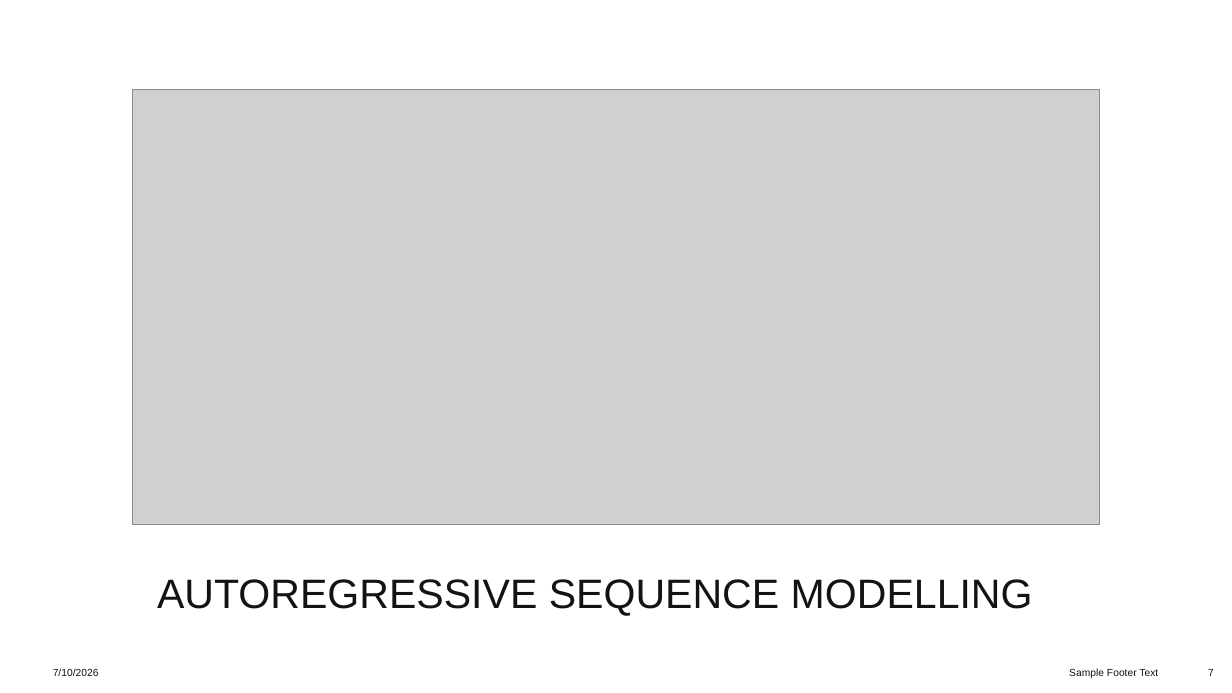
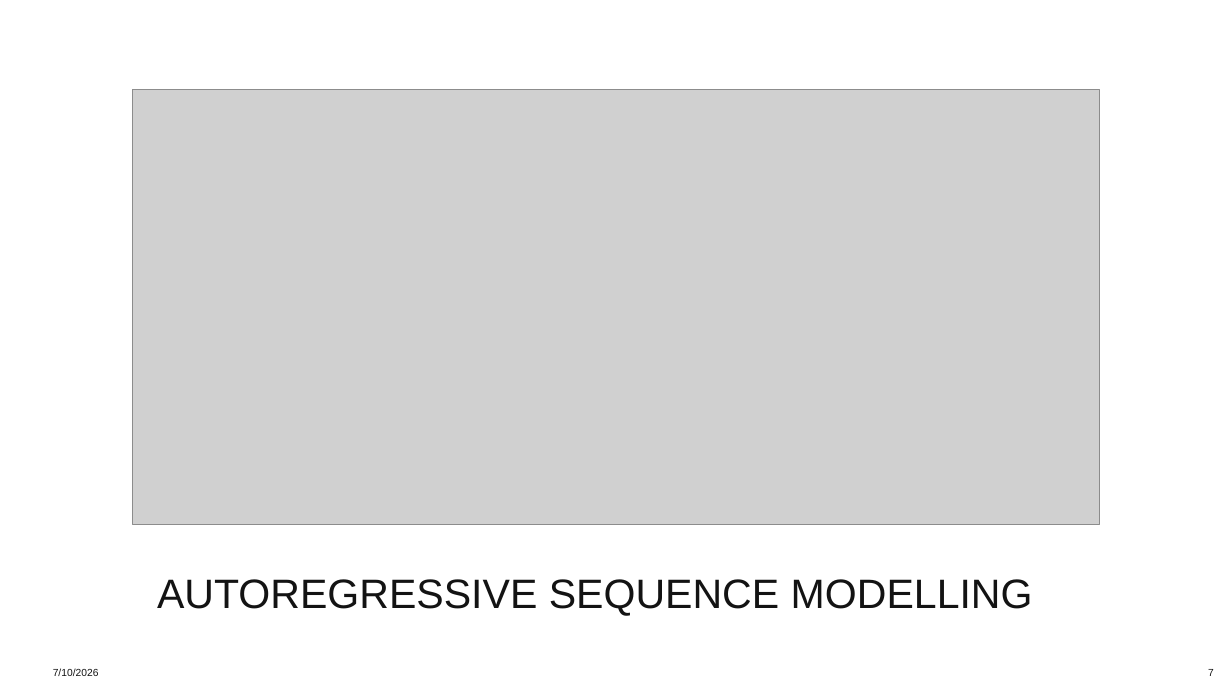
Before and after one commit to diankruger/4th-year-project, a slide deck: slide 7 of Slides.pptx. Drawn at 1232x693 pixels with LibreOffice and Linux fonts; fonts in the diff are those of the drawing; grey boxes stand for pictures. Boxes give left, top, right and bottom in pixels: in the first picture for what was removed or moved away, otherwise in the second. Text is boxed around its words. In the diff, an @@ line names an element or a change of style, - is before the commit and + after.

```diff
--- a/Slides.pptx
+++ b/Slides.pptx
@@ text removed at <box>1069,669,1158,678</box> @@
-Sample Footer Text
```
Also in this commit, not shown: 8 other slides changed, 5 slides added, 8 slides removed, 1 other file.
